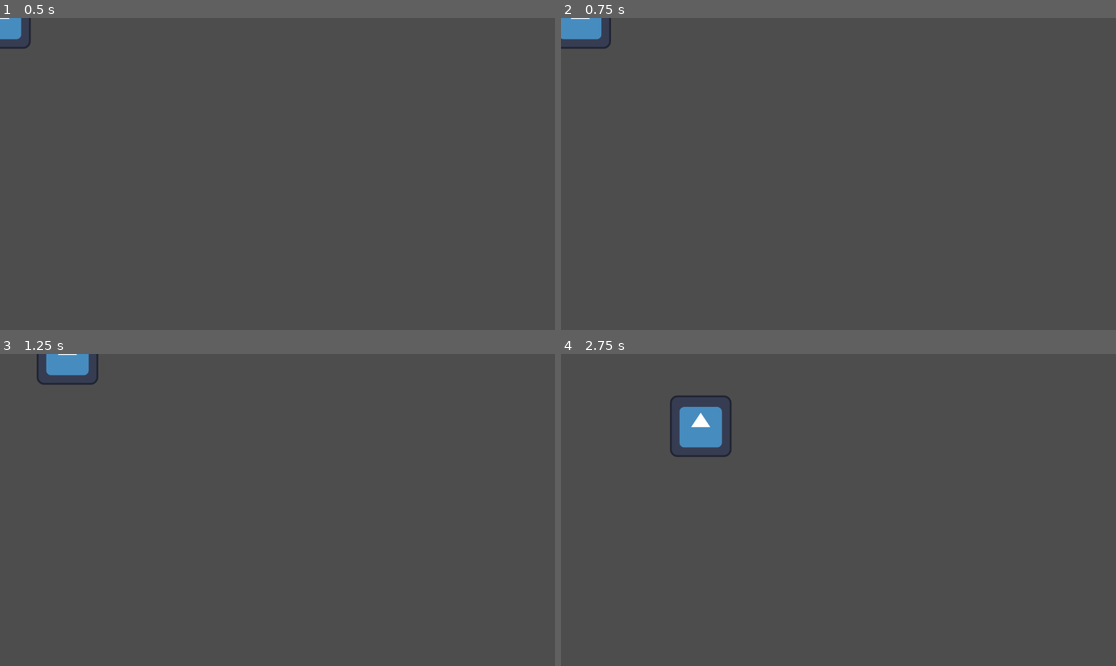
Above: before the commit, frames 1-4 (two rows, left to right).
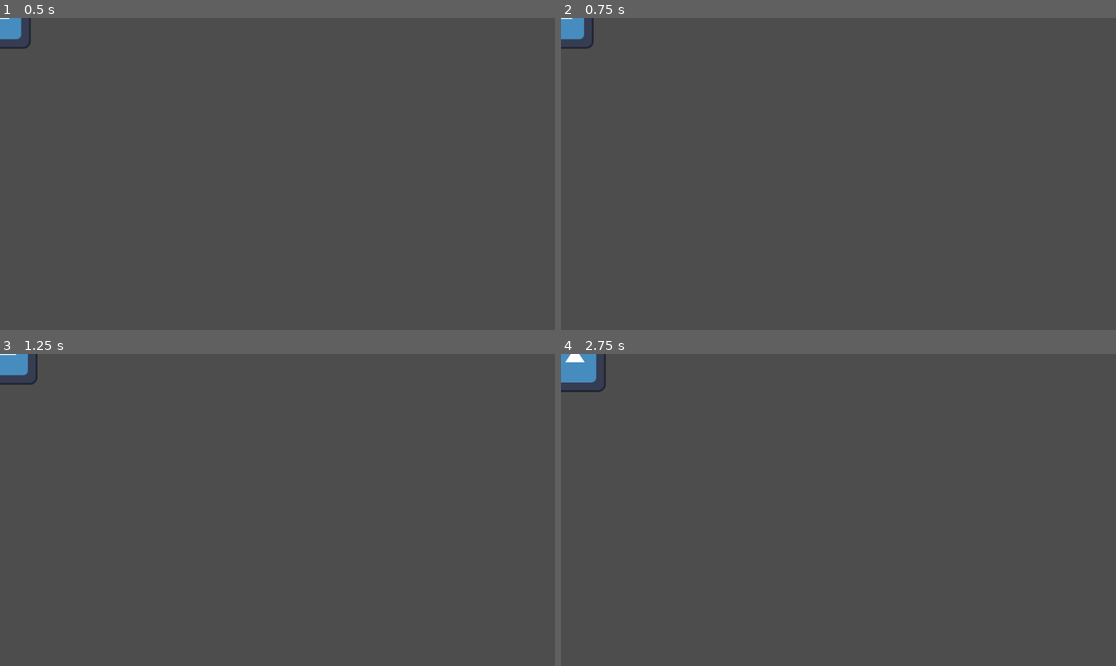
Above: after the commit, the same moments.

Repository: jaketheleyzer1/ASD-Final-Project
Game: Godot game, scene res://player.tscn
The game is run twice, just before and just after one commit, with the same random seed, the same clock (stepped at 60 frames per second) and the same inputs. The engine's default icon, where the game draws it, is replaced by a stand-in: a white triangle on a blue panel in a dark square.
Inputs:
- Up to frame 1 (0.5 s): no input
- Up to frame 2 (0.75 s): tap Enter at 0.5 s; hold Right (ui_right) from 0.53 s (still down)
- Up to frame 3 (1.25 s): keep holding Right (ui_right)
- Up to frame 4 (2.75 s): release Right (ui_right) at 1.28 s; hold Down (ui_down) 1.28-2.03 s; hold Right (ui_right) from 2.03 s (still down)

Frame 1 is identical in both runs. In frame 2, 0.3% of the frame differs, in the area x 0-10%, y 0-10%; in frame 3, 1.1%; in frame 4, 2.0%, in the area x 0-31%, y 0-33%.

Commit message:
speed change

Diff:
--- a/main.tscn
+++ b/main.tscn
@@ -1,12 +1,15 @@
-[gd_scene load_steps=2 format=3 uid="uid://d2447vg7p0omn"]
+[gd_scene load_steps=3 format=3 uid="uid://d2447vg7p0omn"]
 
 [ext_resource type="PackedScene" uid="uid://meagb2dinhur" path="res://player.tscn" id="1_q5tks"]
 
+[sub_resource type="RectangleShape2D" id="RectangleShape2D_m06ld"]
+
 [node name="Node2D" type="Node2D"]
 
-[node name="CharacterBody2D" parent="." instance=ExtResource("1_q5tks")]
+[node name="Player" parent="." instance=ExtResource("1_q5tks")]
 
 [node name="StaticBody2D" type="StaticBody2D" parent="."]
 position = Vector2(-723, -2)
 
 [node name="CollisionShape2D" type="CollisionShape2D" parent="StaticBody2D"]
+shape = SubResource("RectangleShape2D_m06ld")
--- a/player.gd
+++ b/player.gd
@@ -1,6 +1,6 @@
 extends CharacterBody2D
 
-const SPEED =200
+const SPEED =20
 
 func _physics_process(delta):
 	var direction = Vector2(0,0)
